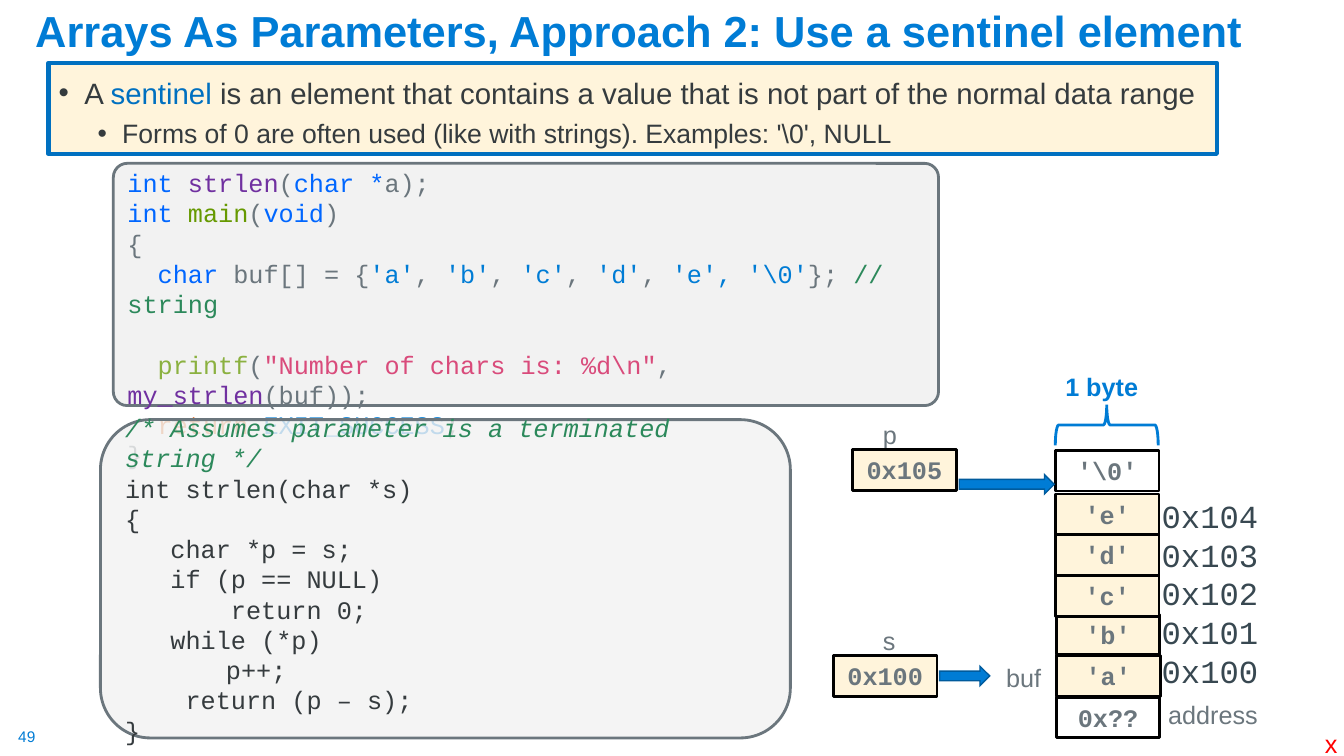
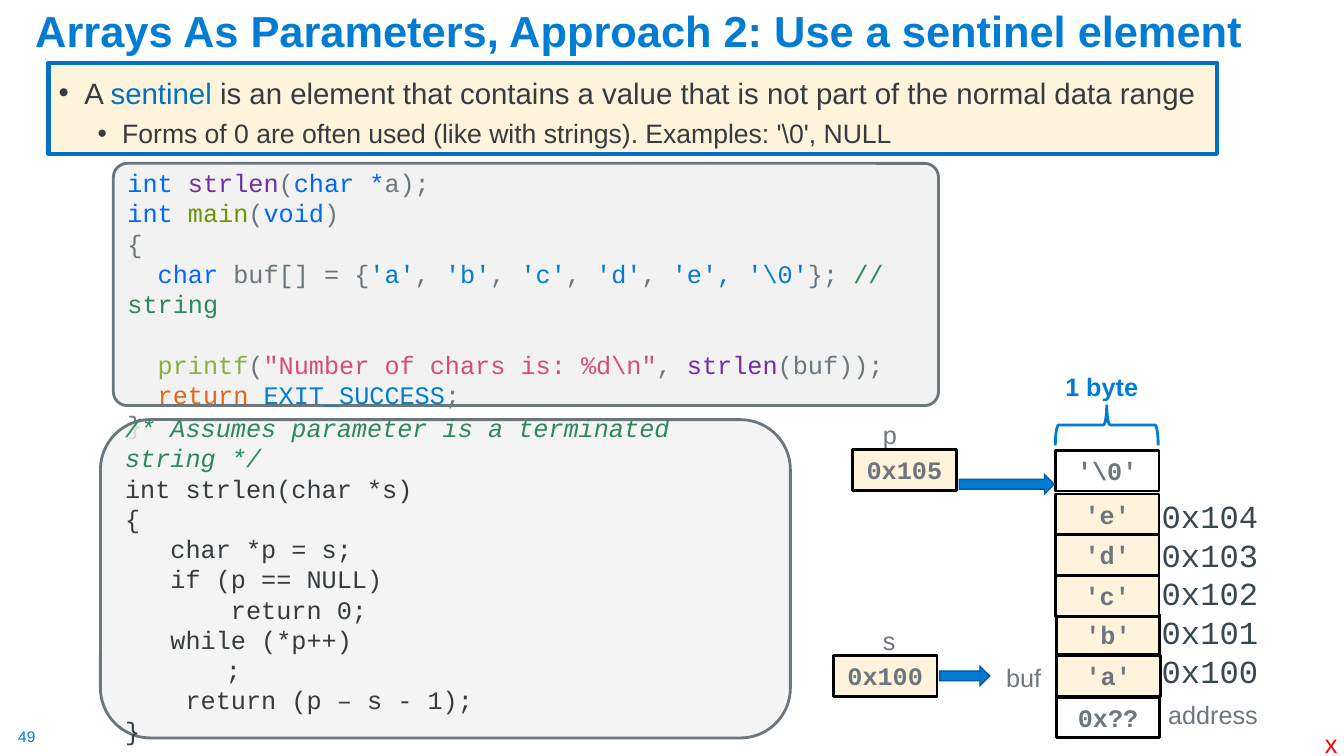
Before and after one commit to cse30-fa22/Muller_CSE30_Lecture_Slides, a slide deck: slide 49 of 03_C_Part2.pptx. Drawn at 1344x756 pixels with LibreOffice and Linux fonts; fonts in the diff are those of the drawing. Boxes give left, top, right and bottom in pixels: in the first picture for what was removed or moved away, otherwise in the second. Text is boxed around its words. In the diff, an @@ line names an element or a change of style, - is before the commit and + after.

```diff
--- a/03_C_Part2.pptx
+++ b/03_C_Part2.pptx
@@ text in rounded rectangle at bbox=[158, 355, 884, 380]: text changed @@
-printf("Number of chars is: %d\n", my_strlen(buf));
+printf("Number of chars is: %d\n", strlen(buf));
@@ text in rounded rectangle at bbox=[170, 630, 473, 715]: text changed @@
-while (*p)
-p++;
-return (p – s);
+while (*p++)
+;
+return (p – s - 1);
```
Also in this commit, not shown: 17 other slides changed, 1 slide added, 12 slides removed, 2 other files.
